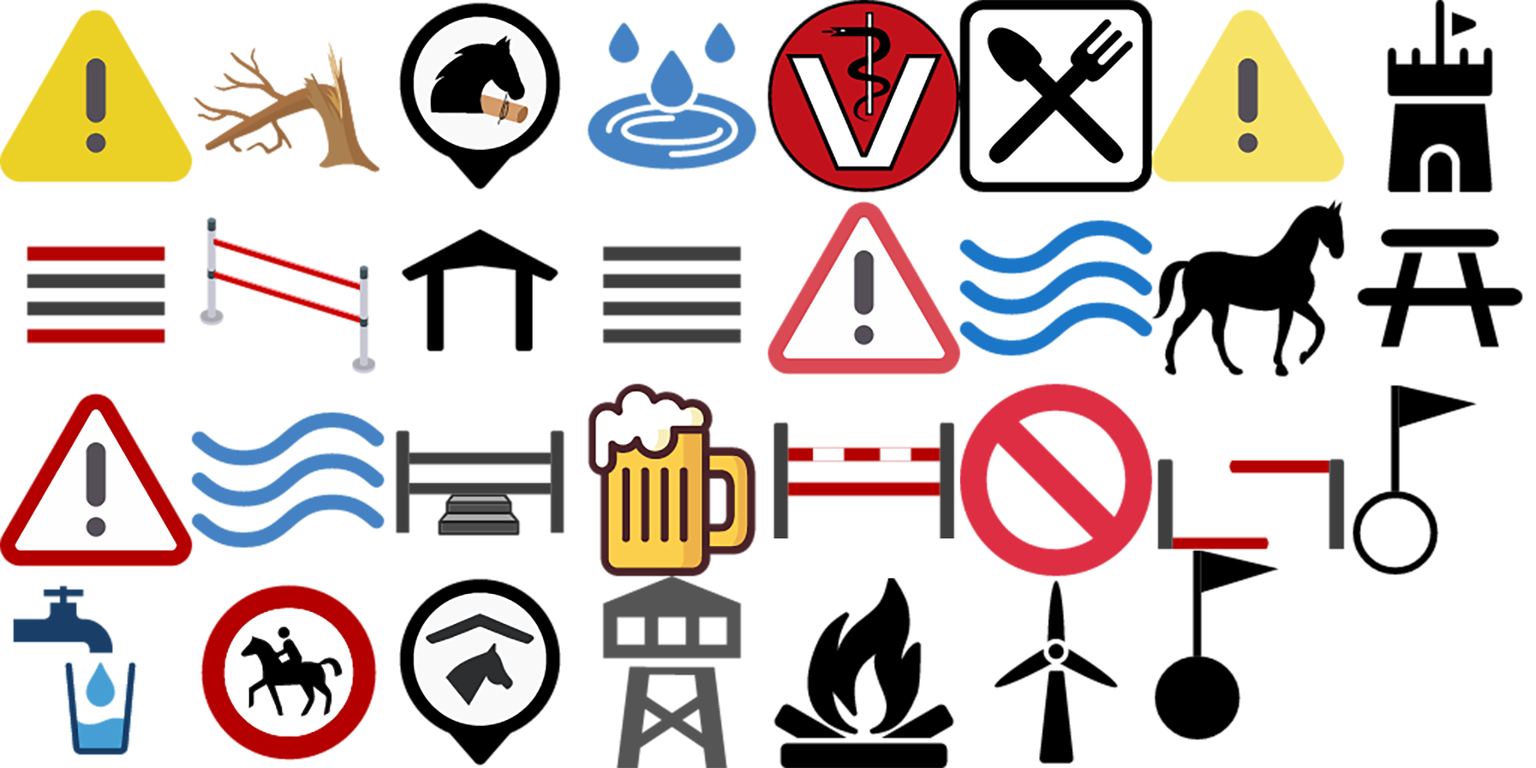
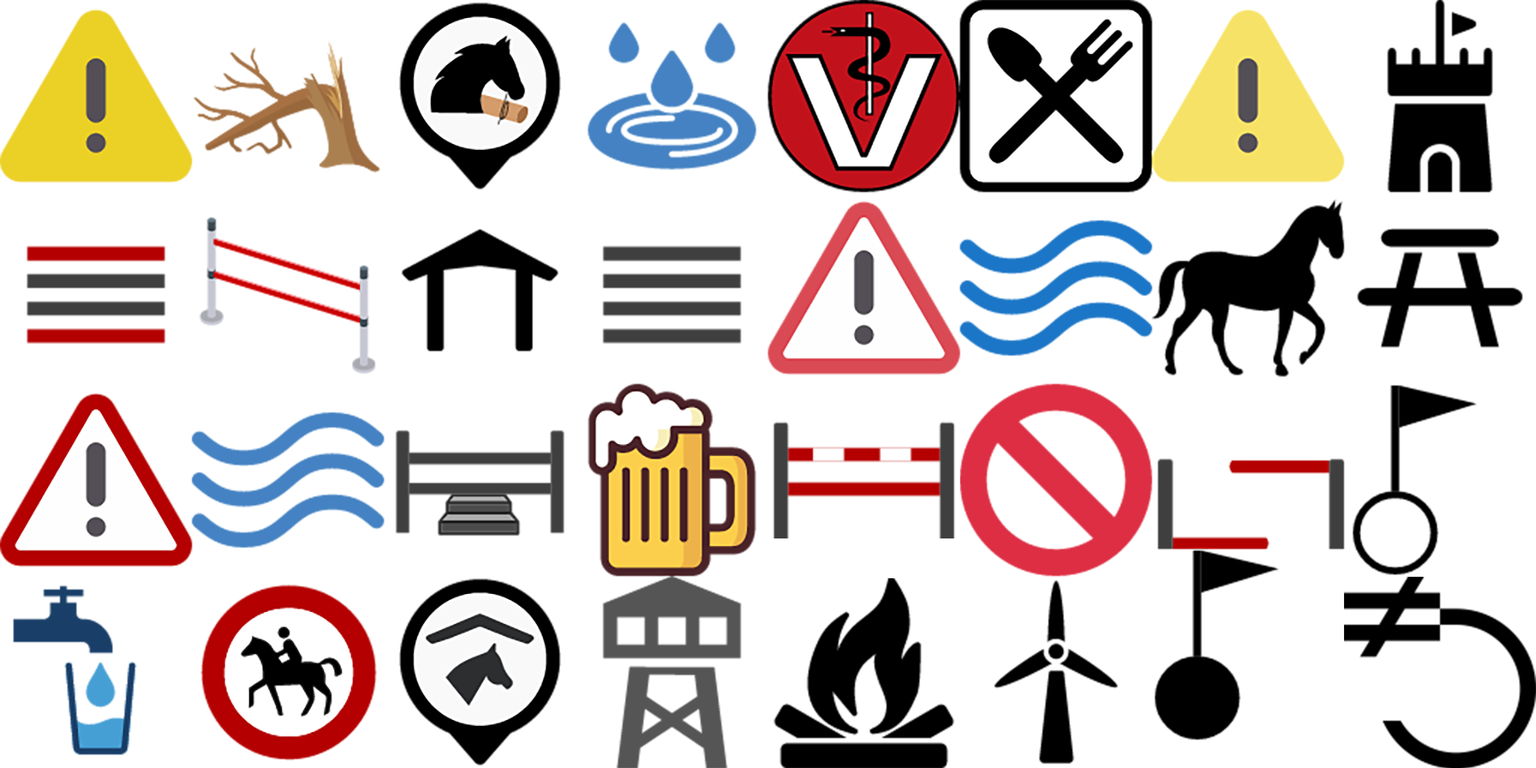
Revision of a layered 1536x768 image; what changed, layer by layer:
added group "kissig_gate" with 1 layers above "gate" over (1343, 576, 1536, 768)
added layer "kissing_gate" in group "kissig_gate" over (1343, 576, 1536, 768)
